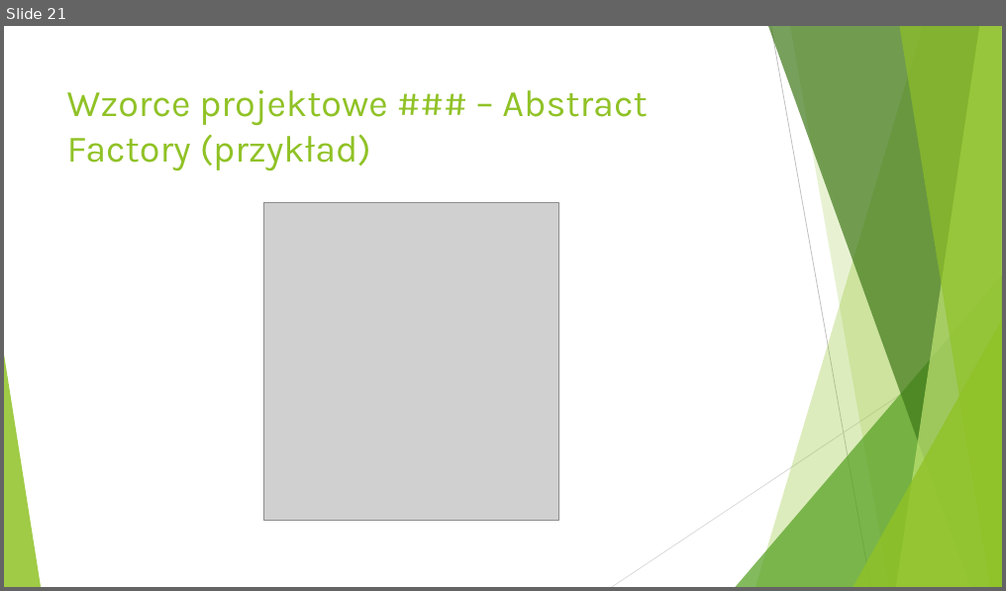
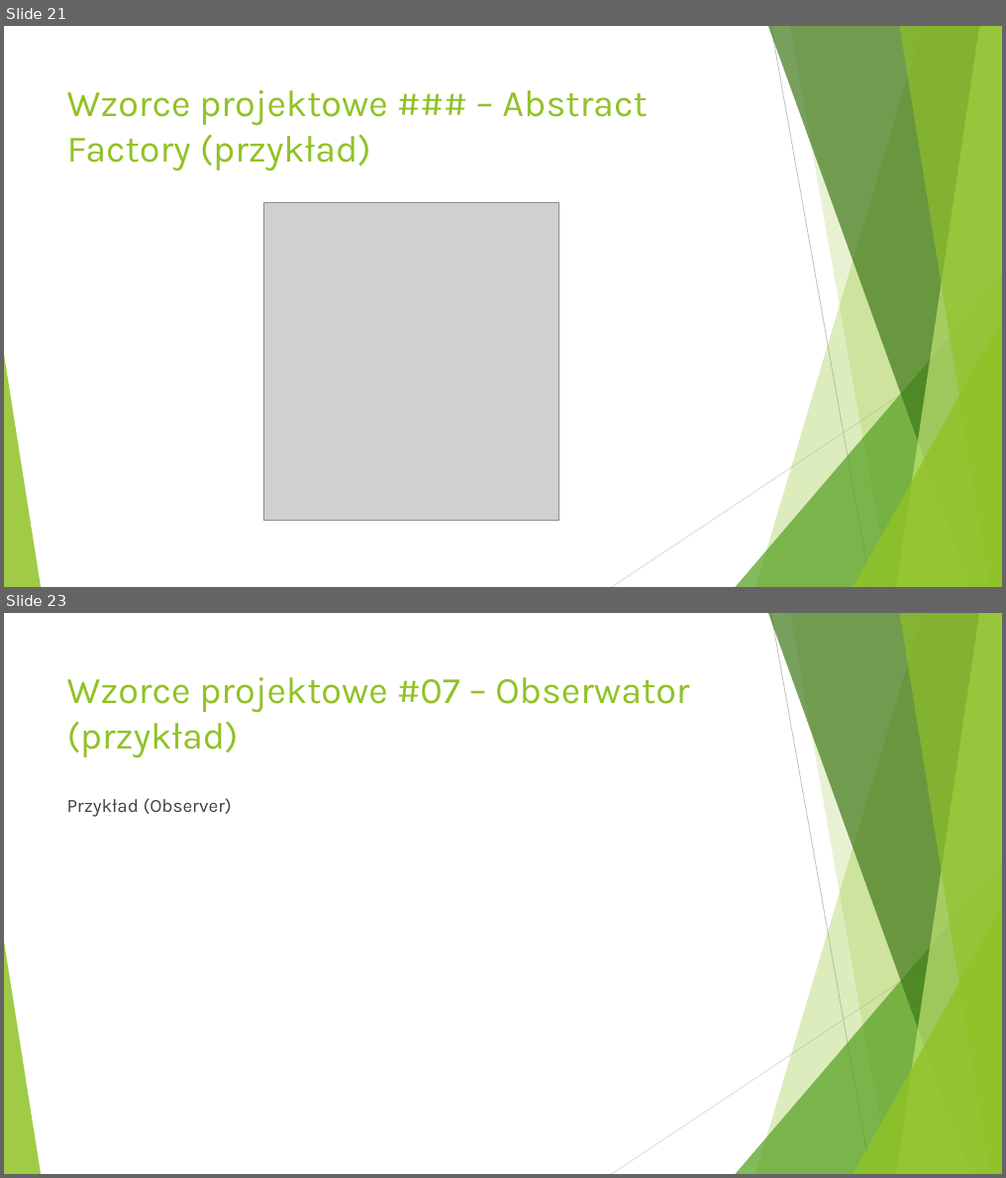
Before and after one commit to adasko86/wzorce, a slide deck: Wzorce Projektowe.pptx. Shown one above the other, each under a label of ours: slide 21 before the commit, slides 21 and 23 after it; the slides between them are not shown. The pictures are 1006x591 and 1006x1178 pixels, drawn with LibreOffice and Linux fonts; fonts in the diff are those of the drawing; grey boxes stand for pictures. Boxes give left, top, right and bottom in pixels: in the first picture for what was removed or moved away, otherwise in the second. Text is boxed around its words. In the diff, an @@ line names an element or a change of style, - is before the commit and + after.

Commit message:
Dodano wzorzec Obserwator

```diff
--- a/Wzorce Projektowe.pptx
+++ b/Wzorce Projektowe.pptx
@@ slide 23 added at <box>4,613,1002,1174</box>, background #FFFFFF; not listed: 10 template elements that a slide beside it also shows @@
@@ title added at <box>67,677,689,758</box>, 36 pt, text #90C226 @@
+Wzorce projektowe #07 – Obserwator (przykład)
@@ text added at <box>67,798,232,817</box>, 18 pt, text #404040 @@
+Przykład (Observer)
```
Also in this commit, not shown: 1 other slide added, 33 other files.
